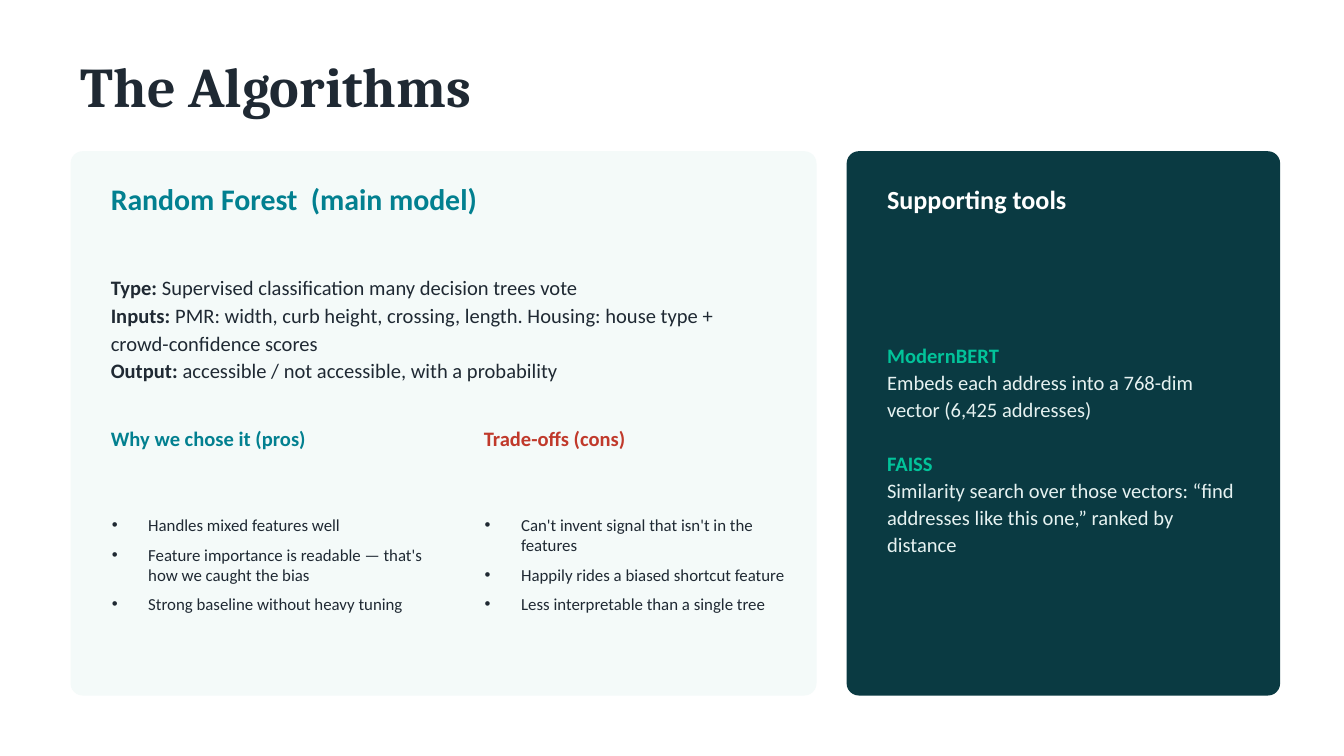
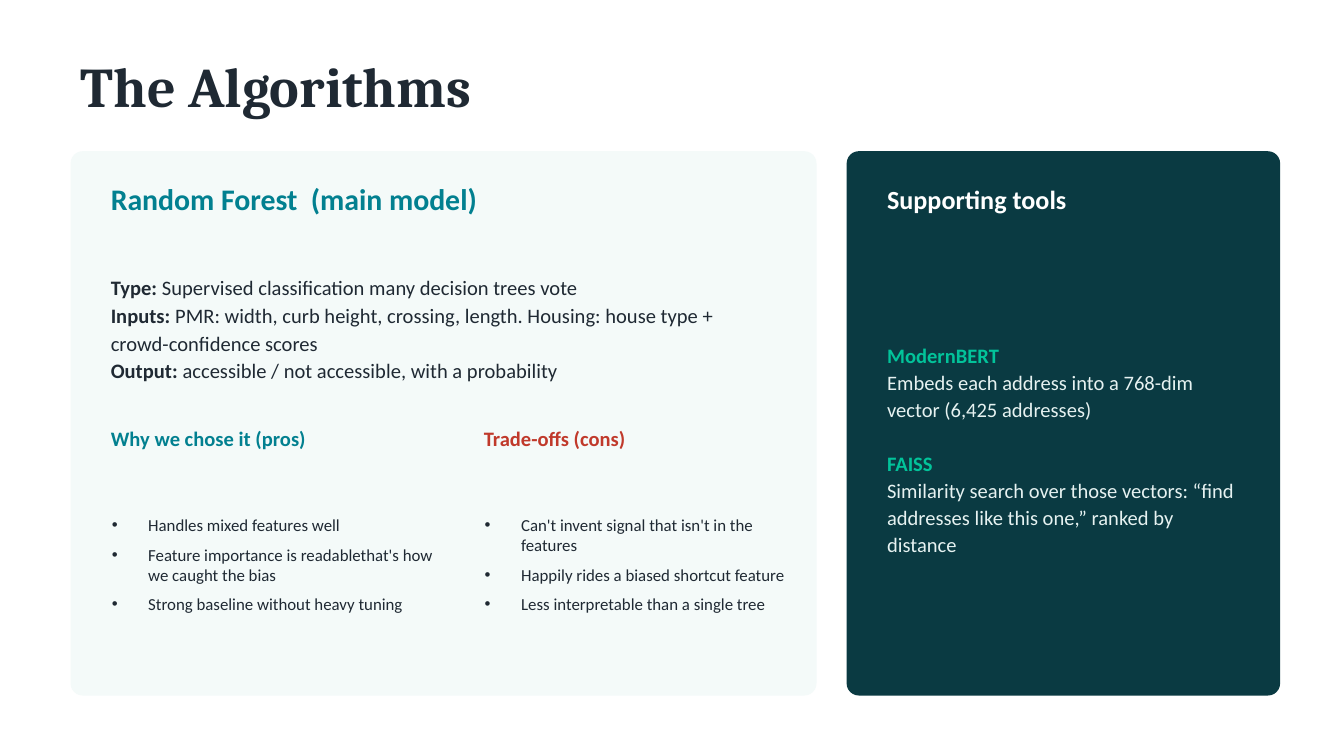
Before and after one commit to zhang-systems/ai4all-accessmap, a slide deck: slide 4 of reports/AccessMap_Final_Presentation.pptx. Drawn at 1344x756 pixels with LibreOffice and Linux fonts; fonts in the diff are those of the drawing; background and template pictures are left out. Boxes give left, top, right and bottom in pixels: in the first picture for what was removed or moved away, otherwise in the second. Text is boxed around its words. In the diff, an @@ line names an element or a change of style, - is before the commit and + after.

```diff
--- a/reports/AccessMap_Final_Presentation.pptx
+++ b/reports/AccessMap_Final_Presentation.pptx
@@ text at (148, 549, 433, 584): text changed @@
-• Feature importance is readable — that's how we caught the bias
+• Feature importance is readablethat's how we caught the bias
```
Also in this commit, not shown: 12 other slides changed, 1 other file.
